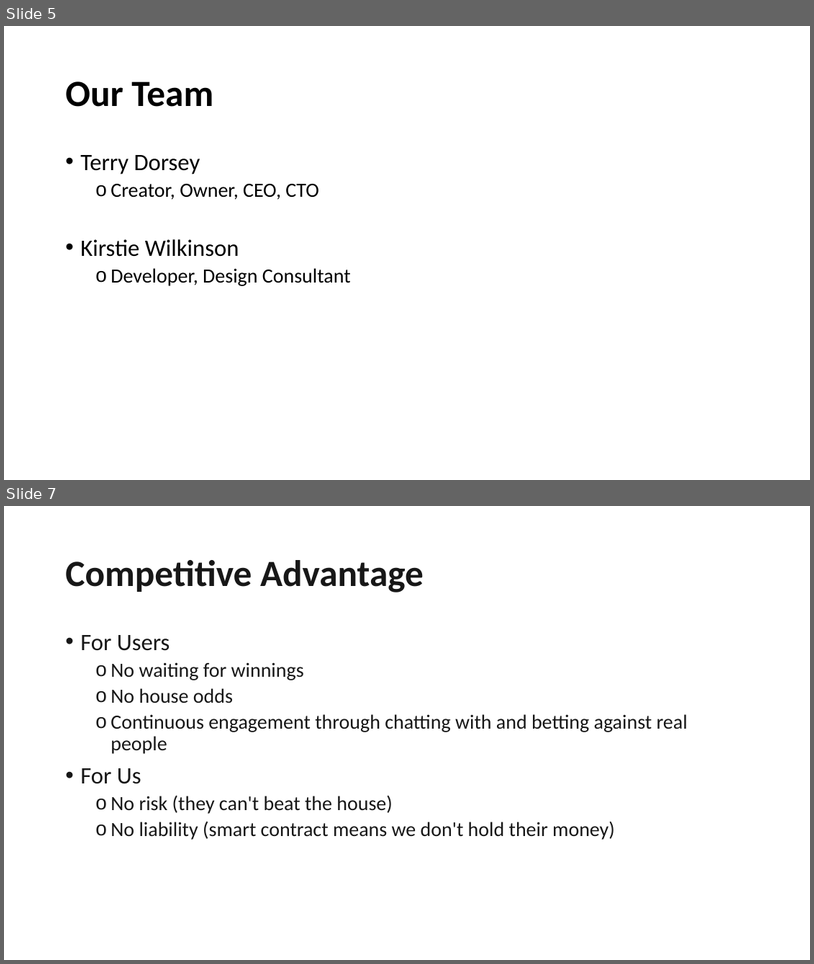
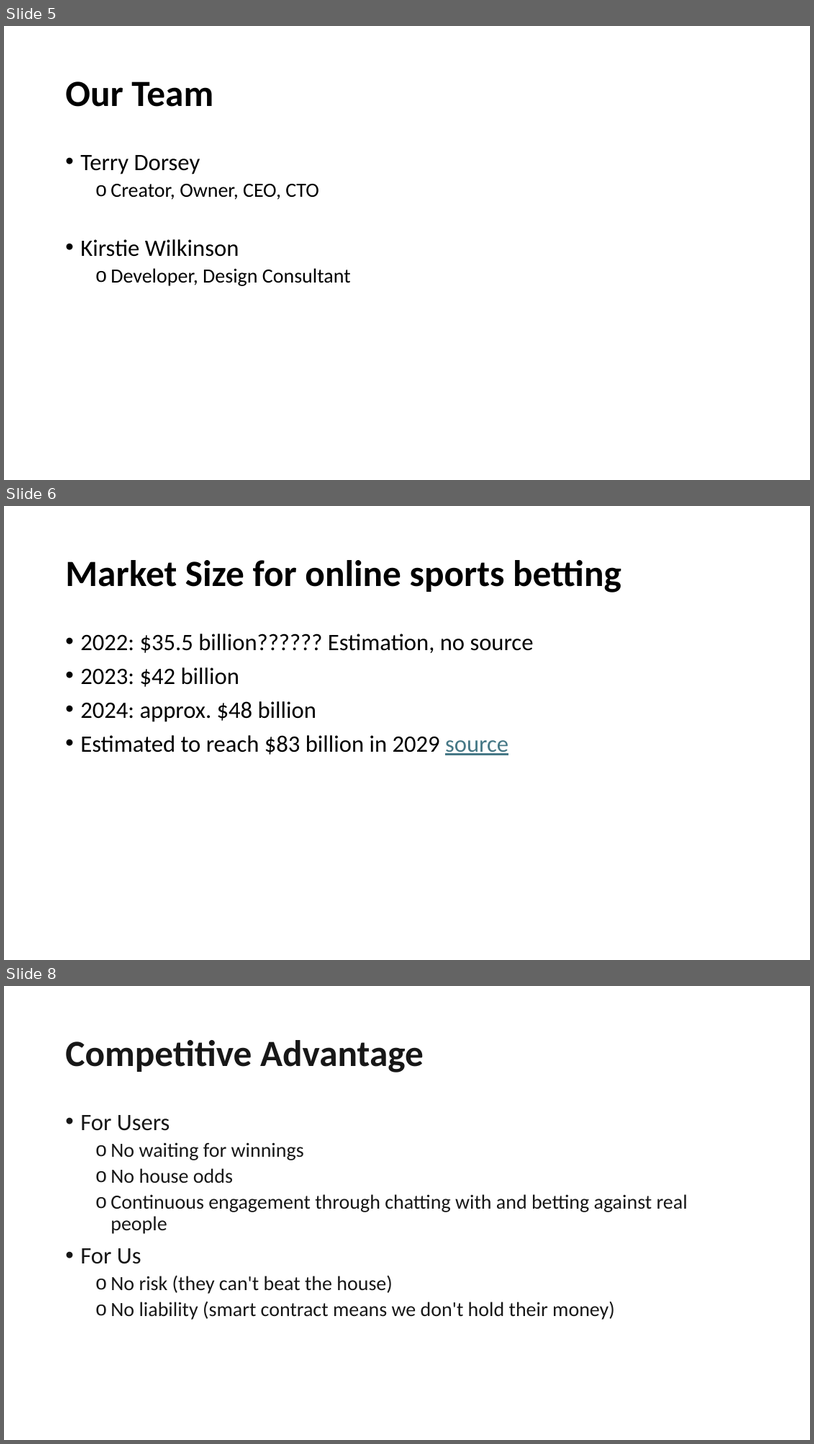
Before and after one commit to geektechniquestudios/ChessWager, a slide deck: brand-assets/pitch-deck/ChessWagerPitchDeck.pptx. Shown one above the other, each under a label of ours: slides 5 and 7 before the commit, slides 5, 6 and 8 after it; the slides between them are not shown. The pictures are 814x964 and 814x1444 pixels, drawn with LibreOffice and Linux fonts; fonts in the diff are those of the drawing. Boxes give left, top, right and bottom in pixels: in the first picture for what was removed or moved away, otherwise in the second. Text is boxed around its words. In the diff, an @@ line names an element or a change of style, - is before the commit and + after.

Commit message:
add market size slide add data to market validation

```diff
--- a/brand-assets/pitch-deck/ChessWagerPitchDeck.pptx
+++ b/brand-assets/pitch-deck/ChessWagerPitchDeck.pptx
@@ slide 6 added at bbox=[4, 506, 810, 960], background #FFFFFF @@
@@ title added at bbox=[65, 560, 622, 592], 44 pt, text #000000, bold @@
+Market Size for online sports betting
@@ text added at bbox=[80, 633, 534, 755], 28 pt, text #000000 @@
+• 2022: $35.5 billion?????? Estimation, no source
+• 2023: $42 billion
+• 2024: approx. $48 billion
+• Estimated to reach $83 billion in 2029 source
@@ what was slide 7 is now slide 8 @@
```
Also in this commit, not shown: 1 slide changed.
